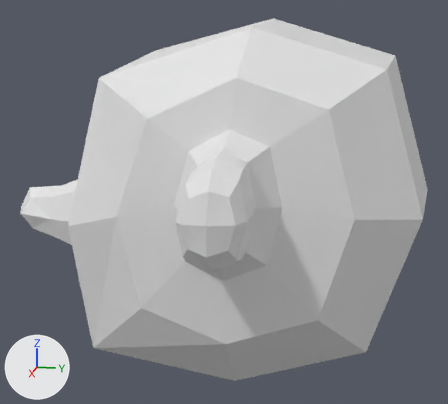
The FBX model Assets/FBX/Head.fbx as it was, and as the next commit left it.
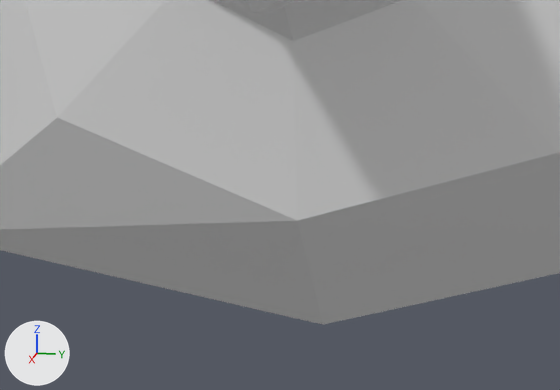
Each version appears first whole from a 50 mm lens placed at (1.722, 0.002, 0.369), pointed at (-0.014, -0.345, -0.065), and next in a close-up on the part from 27% to 71% of the width and 66% to 100% of the height. Every picture has the same lights, and +X, +Y and +Z are marked at lower left. Where no turn or scale is listed for an object, it has been applied to the vertices.

Names of what the first close-up shows: 'Head_1'.
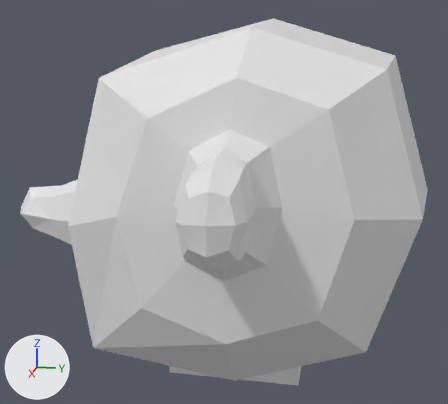
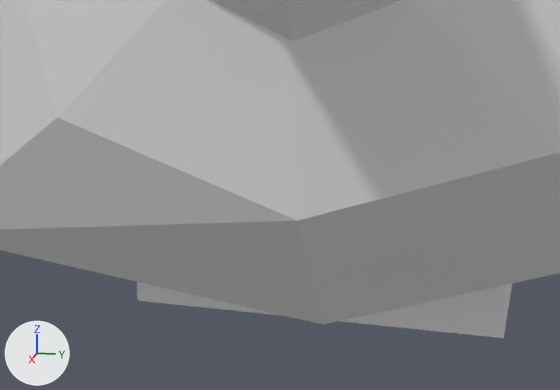
Location of each change, (x1, y1, x2, y2) in pixels of the close-ups (560 x 390 px):
```json
{"object": "Head_1", "change": "reshaped", "before": [0, 0, 560, 325], "after": [0, 0, 560, 338]}
{"part": 1, "of": "me_mesh", "change": "added", "after": [137, 282, 512, 338]}
```

Scene script edits in JSON lines:
```json
{"block": "me_mesh", "where": "me_mesh.from_pydata(...)  # 154 vertices, 304 faces; spans x -0.701..0.666, y -0.988..0.221, z -0.482..0.449"}
{"block": "me_mesh", "where": "# used by ob_head_1; location = (0.0, 0.0, 0.0)"}
{"block": "me_mesh", "change": "me_mesh part 1: a new loose piece, a box spanning x -0.243..0.243, y -0.445..-0.095, z -0.487..-0.301"}
```
